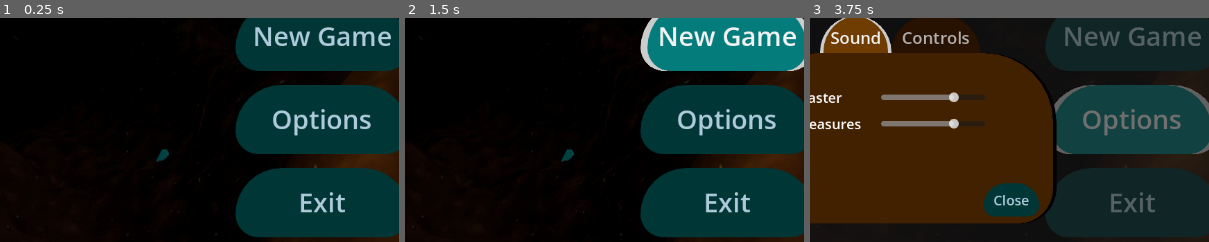
Above: before the commit, frames 1-3 (left to right).
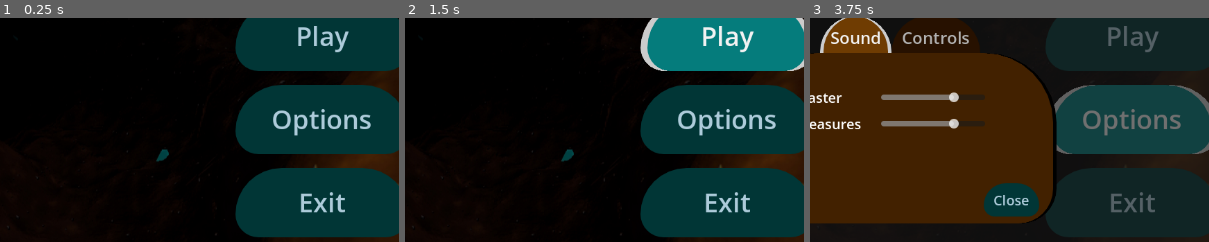
Above: after the commit, the same moments.

Repository: Mikagino/BlindMole
Game: Godot game, scene res://MainMenu/MainMenu.tscn
The game is run twice, just before and just after one commit, with the same random seed, the same clock (stepped at 60 frames per second) and the same inputs. This scene is started directly instead of the project's main scene.
Inputs (mouse positions are % of the whole screen's width and height, from its top left):
- Up to frame 1 (0.25 s): no input
- Up to frame 2 (1.5 s): click (79, 31) at 0.5 s, where only the run before the commit has a clickable "New Game"; click (79, 31) at 1.25 s, where only the run before the commit has a clickable "New Game"
- Up to frame 3 (3.75 s): click (79, 31) at 2 s, where only the run after the commit has a clickable "Play"; click (79, 31) at 2.75 s, where only the run after the commit has a clickable "Play"; click "Options" at 3.5 s
The pictures show only the part of the screen within x 39-89%, y 27-77%; the shares and areas given below are measured in that part.

The runs differ from the first frame. In frame 1, 1.5% of the frame differs, in the area x 63-98%, y 3-16%; in frame 2, 1.6%; in frame 3, 1.3%.

Commit message:
Play Button loads game
fix #46

Diff:
--- a/MainMenu/MainMenu.tscn
+++ b/MainMenu/MainMenu.tscn
@@ -1,7 +1,8 @@
-[gd_scene load_steps=7 format=3 uid="uid://dq0oqe222c6su"]
+[gd_scene load_steps=8 format=3 uid="uid://dq0oqe222c6su"]
 
 [ext_resource type="Script" path="res://MainMenu/MainMenu.gd" id="1_r40en"]
 [ext_resource type="Texture2D" uid="uid://fp7u35s1krjr" path="res://MainMenu/MainMenuBG.jpg" id="1_vd3gs"]
+[ext_resource type="PackedScene" uid="uid://b2b8vtoxqg13b" path="res://test2.tscn" id="2_xq5jf"]
 [ext_resource type="Theme" uid="uid://d2urdwvtdlpek" path="res://MainMenu/Menu.theme" id="3_b2ba5"]
 [ext_resource type="PackedScene" uid="uid://h0jofikqqv8r" path="res://MainMenu/OptionsMenu/OptionsPanel.tscn" id="4_fkqqa"]
 
@@ -23,6 +24,7 @@
 grow_horizontal = 2
 grow_vertical = 2
 script = ExtResource("1_r40en")
+gameScene = ExtResource("2_xq5jf")
 
 [node name="Background" type="TextureRect" parent="."]
 layout_mode = 1
@@ -68,14 +70,14 @@
 layout_mode = 2
 theme_override_constants/separation = 20
 
-[node name="NewGameButton" type="Button" parent="HBoxContainer/ButtonsMarginContainer/VBoxContainer"]
+[node name="PlayButton" type="Button" parent="HBoxContainer/ButtonsMarginContainer/VBoxContainer"]
 custom_minimum_size = Vector2(250, 100)
 layout_mode = 2
 size_flags_horizontal = 4
 size_flags_vertical = 4
 focus_mode = 0
 theme = ExtResource("3_b2ba5")
-text = "New Game"
+text = "Play"
 
 [node name="OptionsButton" type="Button" parent="HBoxContainer/ButtonsMarginContainer/VBoxContainer"]
 custom_minimum_size = Vector2(250, 100)
@@ -99,5 +101,6 @@
 visible = false
 layout_mode = 1
 
+[connection signal="pressed" from="HBoxContainer/ButtonsMarginContainer/VBoxContainer/PlayButton" to="." method="NewGame"]
 [connection signal="pressed" from="HBoxContainer/ButtonsMarginContainer/VBoxContainer/OptionsButton" to="OptionsPanel" method="Open"]
 [connection signal="pressed" from="HBoxContainer/ButtonsMarginContainer/VBoxContainer/ExitButton" to="." method="Exit"]
